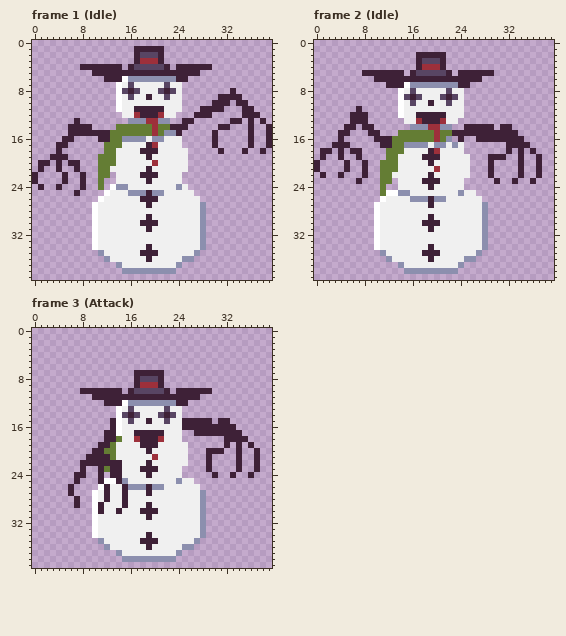
Two versions of one pixel-art file, phaser/concepts/enemy-snowman.aseprite. Above is the file before it was changed.
40x40 pixels, 3 frames. Shown: frame 1 (Idle), frame 2 (Idle), frame 3 (Attack).
The same view after the edit:
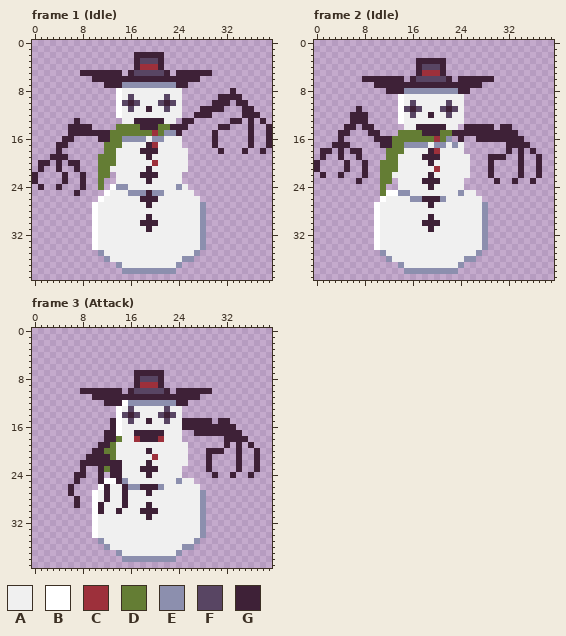
Palette (. is transparent): A #f0f0f0  B #ffffff  C #9d303b  D #647d34  E #8c8fae  F #584563  G #3e2137
Difference:
Frame 1 (Idle):
y 1: x 17..21 GGGGG -> .....
y 2: x 18..20 FFF -> GGG
y 3: x 18..20 CCC -> FFF
y 4: x 8..14 GGGGGGG -> .......; x 16..22 GFFFFFG -> .GCCCG.; x 24..29 GGGGGG -> ......
y 5: x 8..9 .. -> GG; x 15 G -> .; x 17..21 GGGGG -> FFFFF; x 23 G -> .; x 28..29 .. -> GG
y 6: x 10..11 .. -> GG; x 15..23 BEEEEEEEE -> GGGGGGGGG; x 26..27 .. -> GG
y 7: x 12..25 ..BAFAAAAAFAA. -> GGGEEEEEEEEEGG
y 8: x 15..17 FGF -> AAA; x 21..23 FGF -> AAA
y 9: x 19 G -> A
y 10: x 15..17 AAA -> FGF; x 21..23 AAA -> FGF
y 11: x 16..18 AGG -> FAA; x 20..22 GGA -> AAF
y 12: x 14 . -> B; x 17..21 CGGGC -> AAAAA; x 24 . -> A
y 13: x 15..23 .EEECCEE. -> AAGGGGGAA
y 14: x 18..20 DDC -> GGG
y 34: x 19 G -> A
y 35: x 18..20 GGG -> AAA
y 36: x 19 G -> A
Frame 2 (Idle):
y 2: x 17..21 GGGGG -> .....
y 3: x 18..20 FFF -> GGG
y 4: x 18..20 CCC -> FFF
y 5: x 8..14 GGGGGGG -> .......; x 16..22 GFFFFFG -> .GCCCG.; x 24..29 GGGGGG -> ......
y 6: x 8..9 .. -> GG; x 15 G -> .; x 17..21 GGGGG -> FFFFF; x 23 G -> .; x 28..29 .. -> GG
y 7: x 10..11 .. -> GG; x 15..23 BEEEEEEEE -> GGGGGGGGG; x 26..27 .. -> GG
y 8: x 12..25 ..BAFAAAAAFAA. -> GGGEEEEEEEEEGG
y 9: x 15..17 FGF -> AAA; x 21..23 FGF -> AAA
y 10: x 19 G -> A
y 11: x 15..17 AAA -> FGF; x 21..23 AAA -> FGF
y 12: x 16..18 AGG -> FAA; x 20..22 GGA -> AAF
y 13: x 14 . -> B; x 17..21 CGGGC -> AAAAA; x 24 . -> A
y 14: x 15..23 .EEECCEE. -> AAGGGGGAA
y 15: x 18..20 DDC -> GGG
y 26: x 18 E -> G; x 20 E -> G
y 34: x 19 G -> A
y 35: x 18..20 GGG -> AAA
y 36: x 19 G -> A
Frame 3 (Attack):
y 19: x 18..20 GGG -> AAA
y 26: x 18 E -> G; x 20 E -> G
y 34: x 19 G -> A
y 35: x 18..20 GGG -> AAA
y 36: x 19 G -> A
